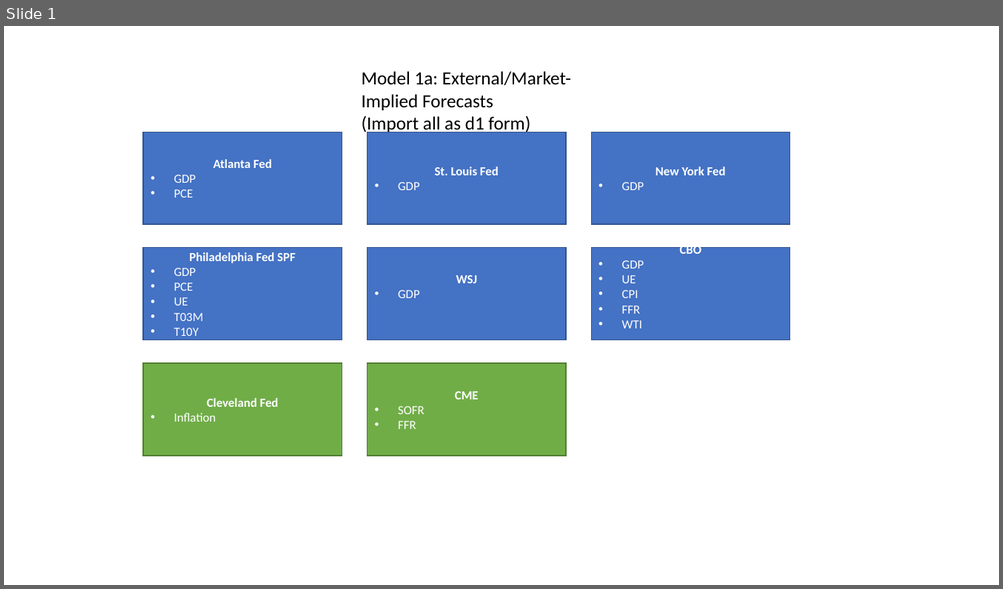
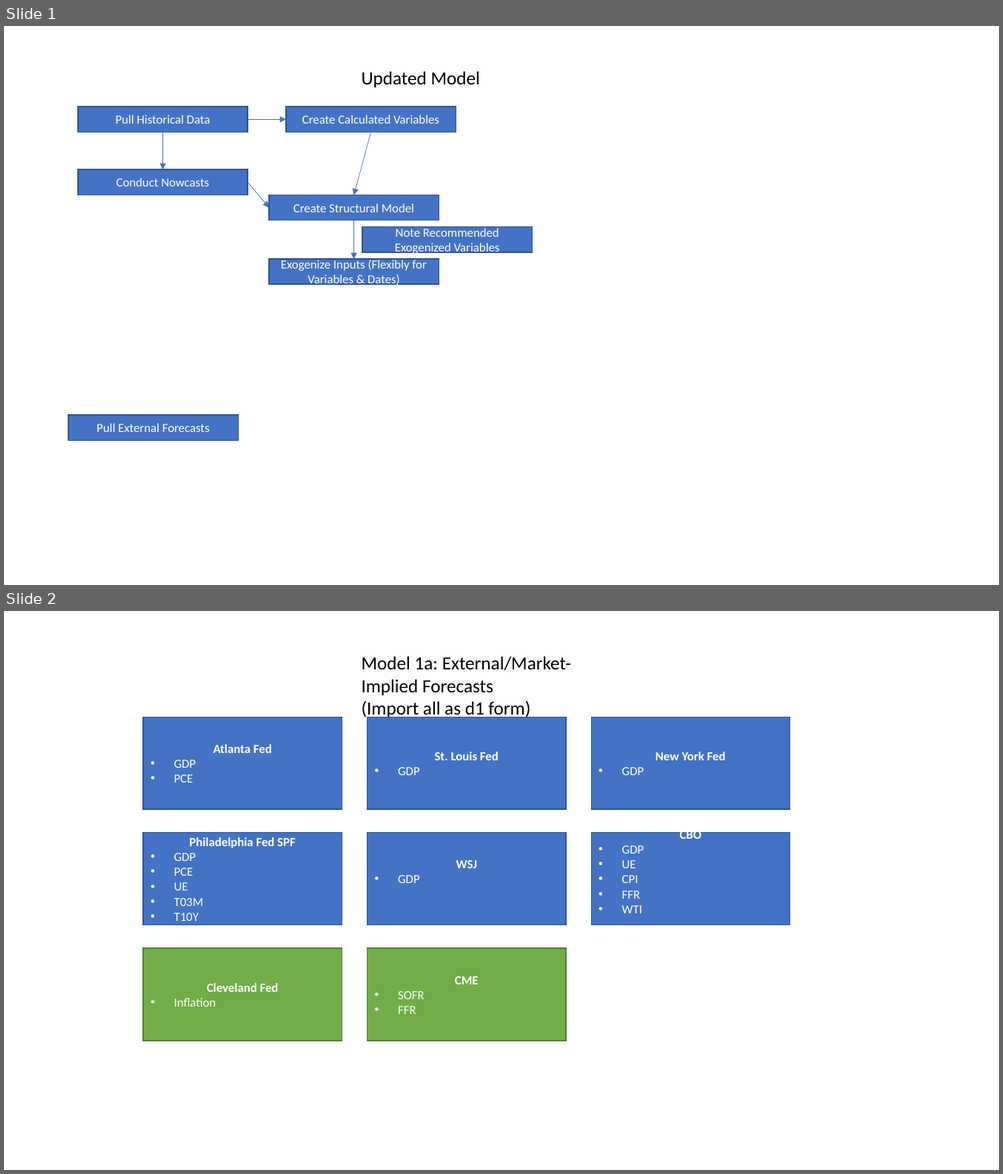
Before and after one commit to bongohead/econforecasting-r, a slide deck: documentation-templates/model-flow.pptx. Shown one above the other, each under a label of ours: slide 1 before the commit, slides 1 and 2 after it. The pictures are 1003x589 and 1003x1174 pixels, drawn with LibreOffice and Linux fonts; fonts in the diff are those of the drawing; background and template pictures are left out. Boxes give left, top, right and bottom in pixels: in the first picture for what was removed or moved away, otherwise in the second. Text is boxed around its words. In the diff, an @@ line names an element or a change of style, - is before the commit and + after.

```diff
--- a/documentation-templates/model-flow.pptx
+++ b/documentation-templates/model-flow.pptx
@@ slide 1 added at bbox=[4, 26, 999, 585], background #FFFFFF @@
@@ text added at bbox=[361, 71, 480, 87], 18 pt, text #000000 @@
+Updated Model
@@ rectangle added at bbox=[78, 107, 248, 132], fill #4472C4, outline #325491 1 pt, 12 pt, text #FFFFFF @@
+Pull Historical Data
@@ rectangle added at bbox=[286, 107, 456, 132], fill #4472C4, outline #325491 1 pt, 12 pt, text #FFFFFF @@
+Create Calculated Variables
@@ arrow added from (163, 132) to (163, 170), #4472C4 0.5 pt @@
@@ arrow added from (248, 119) to (286, 119), #4472C4 0.5 pt @@
@@ arrow added from (371, 132) to (354, 195), #4472C4 0.5 pt @@
@@ rectangle added at bbox=[78, 170, 248, 195], fill #4472C4, outline #325491 1 pt, 12 pt, text #FFFFFF @@
+Conduct Nowcasts
@@ arrow added from (248, 183) to (269, 208), #4472C4 0.5 pt @@
@@ rectangle added at bbox=[269, 195, 439, 221], fill #4472C4, outline #325491 1 pt, 12 pt, text #FFFFFF @@
+Create Structural Model
@@ arrow added from (354, 221) to (354, 260), #4472C4 0.5 pt @@
@@ rectangle added at bbox=[362, 227, 532, 253], fill #4472C4, outline #325491 1 pt, 12 pt, text #FFFFFF @@
+Note Recommended Exogenized Variables
@@ rectangle added at bbox=[269, 260, 439, 285], fill #4472C4, outline #325491 1 pt, 12 pt, text #FFFFFF @@
+Exogenize Inputs (Flexibly for Variables & Dates)
@@ rectangle added at bbox=[68, 415, 239, 441], fill #4472C4, outline #325491 1 pt, 12 pt, text #FFFFFF @@
+Pull External Forecasts
@@ what was slide 1 is now slide 2 @@
```
Also in this commit, not shown: 1 other slide added, 1 slide removed, 13 other files.
